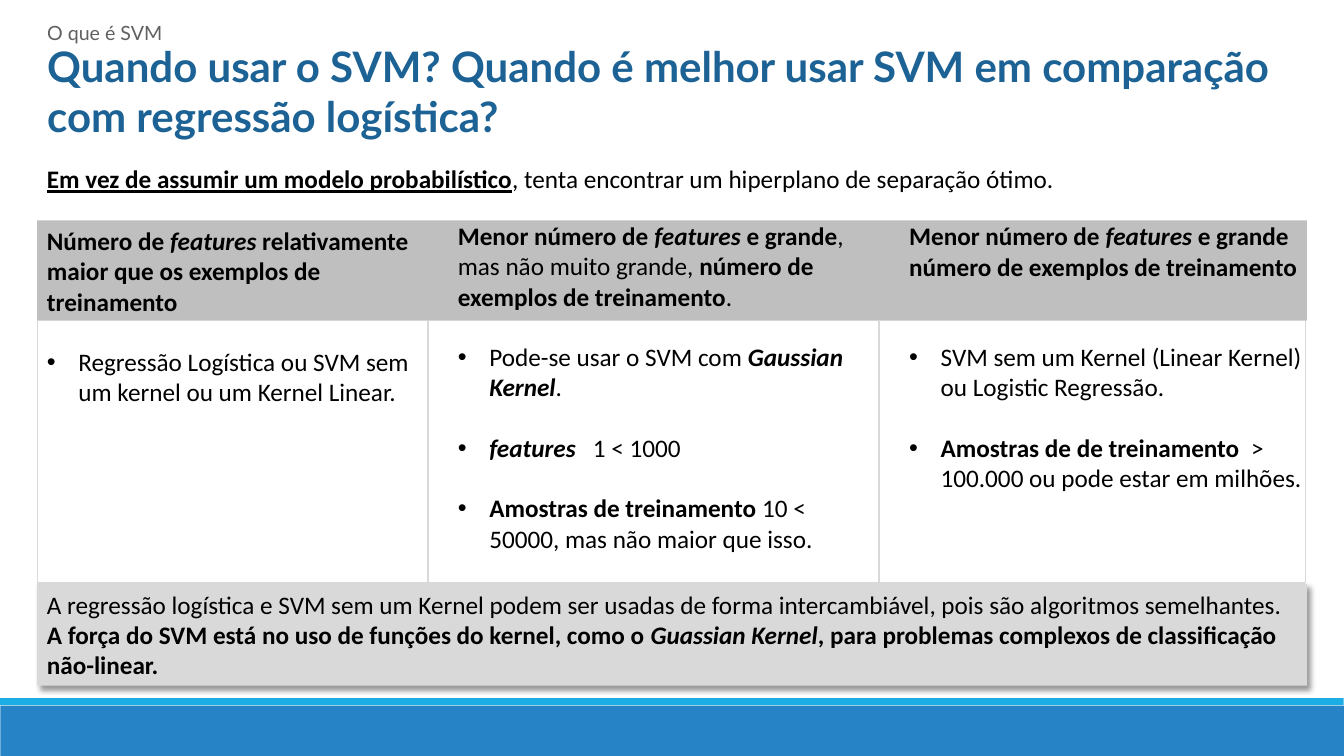
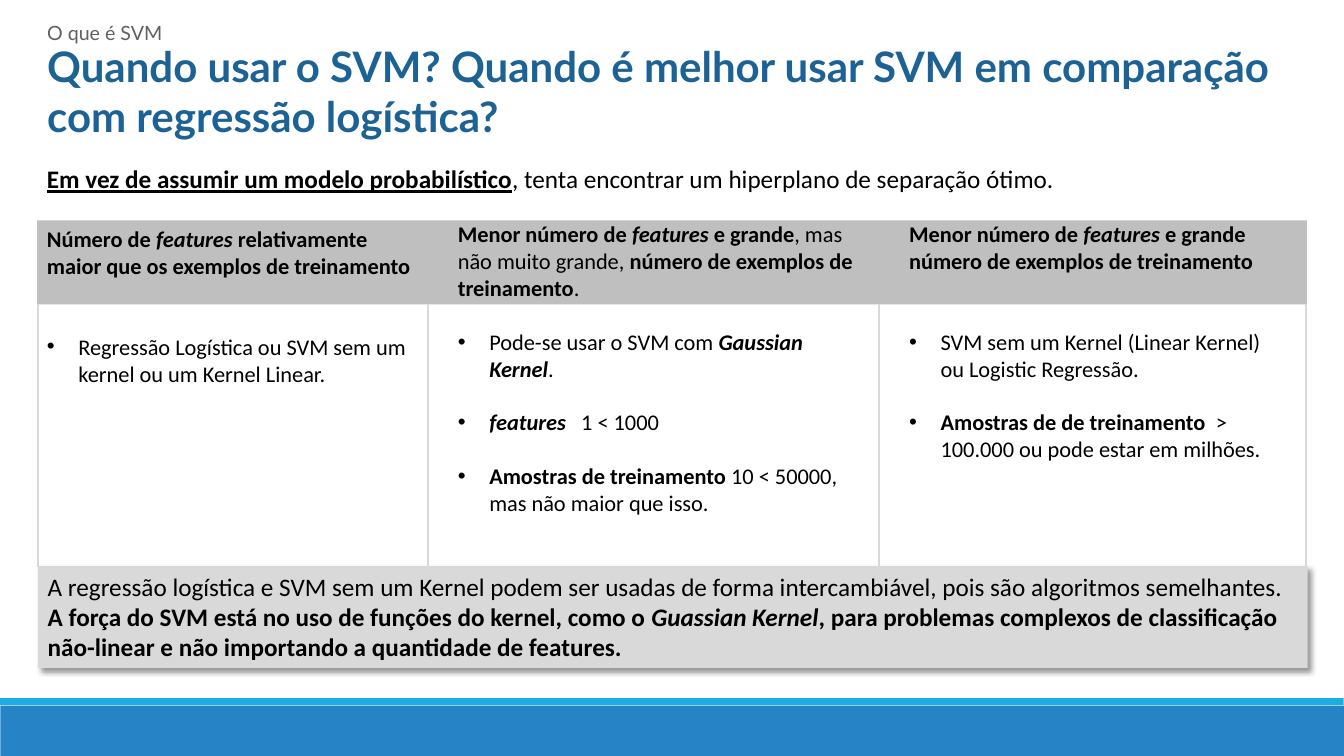
Before and after one commit to mrezende/ml-discipline, a slide deck: slide 15 of presentation/PresentationSVM.pptx (slide 21 before the commit). Drawn at 1344x756 pixels with LibreOffice and Linux fonts; fonts in the diff are those of the drawing. Boxes give left, top, right and bottom in pixels: in the first picture for what was removed or moved away, otherwise in the second. Text is boxed around its words. In the diff, an @@ line names an element or a change of style, - is before the commit and + after.

```diff
--- a/presentation/PresentationSVM.pptx
+++ b/presentation/PresentationSVM.pptx
@@ rectangle: place and size @@
-rectangle at [37, 221, 1308, 322]
+rectangle at [37, 221, 1308, 304]
@@ size 18 to 16 pt in 3 elements at [47, 231, 410, 382], [458, 226, 852, 515], [909, 226, 1260, 461] @@
@@ 5 lines, 1 rectangle: place and size @@
-5 lines, 1 rectangle at [37, 321, 1308, 686]
+5 lines, 1 rectangle at [37, 304, 1309, 668]
@@ text in rectangle at [48, 608, 1277, 660]: text changed @@
-A força do SVM está no uso de funções do kernel, como o Guassian Kernel, para problemas complexos de classificação não-linear.
+A força do SVM está no uso de funções do kernel, como o Guassian Kernel, para problemas complexos de classificação não-linear e não importando a quantidade de features.
```
Also in this commit, not shown: 5 other slides changed, 2 slides added, 7 slides removed, 1 other file.
